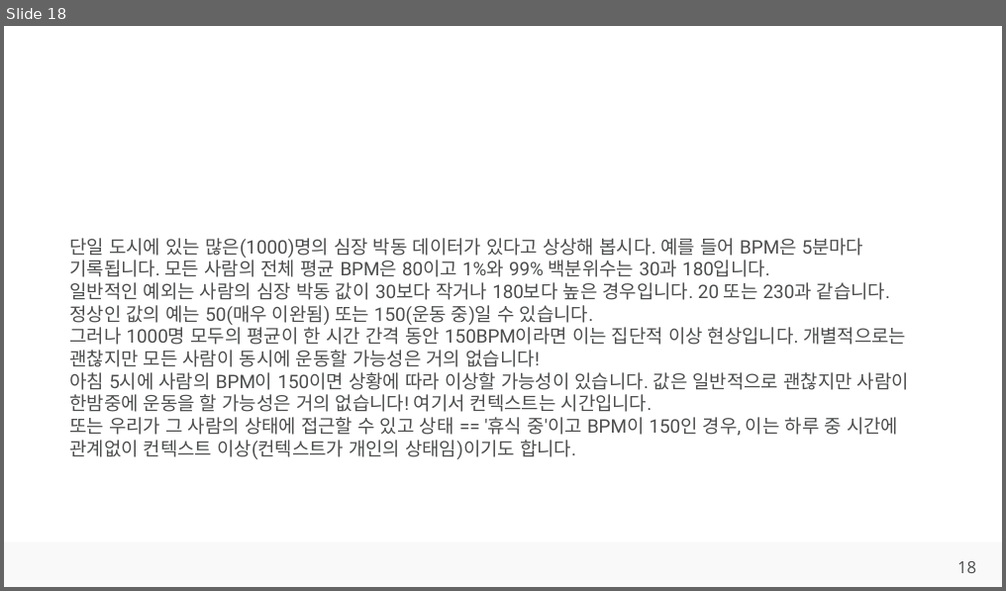
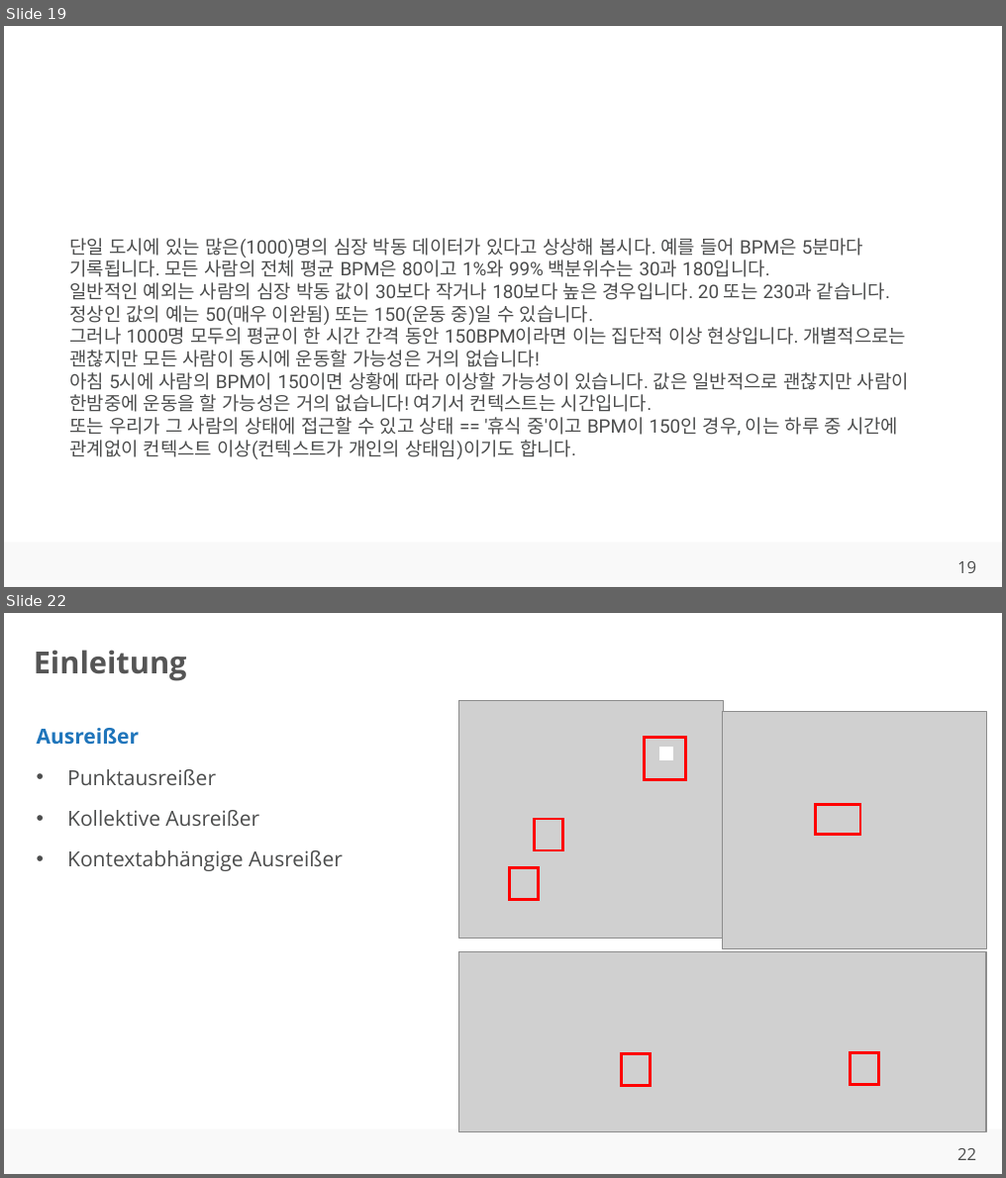
Before and after one commit to ahndavin/Abschlussarbeit_Bachelor, a slide deck: Kolloquium/Kolloquium.pptx. Shown one above the other, each under a label of ours: slide 18 before the commit, slides 19 and 22 after it; the slides between them are not shown. The pictures are 1006x591 and 1006x1178 pixels, drawn with LibreOffice and Linux fonts; fonts in the diff are those of the drawing; grey boxes stand for pictures; background and template pictures are left out. Boxes give left, top, right and bottom in pixels: in the first picture for what was removed or moved away, otherwise in the second. Text is boxed around its words. In the diff, an @@ line names an element or a change of style, - is before the commit and + after.

```diff
--- a/Kolloquium/Kolloquium.pptx
+++ b/Kolloquium/Kolloquium.pptx
@@ slide 22 added at (4,613,1002,1174), background #FFFFFF; not listed: 2 template elements that a slide beside it also shows @@
@@ title added at (34,650,187,681), 22 pt, text #555555, bold @@
+Einleitung
@@ picture added at (459,701,723,939) @@
@@ text added at (37,728,343,871), 15 pt, text #4C4D4D @@
+Ausreißer
+• Punktausreißer
+• Kollektive Ausreißer
+• Kontextabhängige Ausreißer
@@ picture added at (723,712,986,950) @@
@@ rectangle added at (644,738,685,779), outline #FF0000 2 pt @@
@@ rectangle added at (660,748,672,760), fill #FFFFFF, outline #FFFFFF 1 pt @@
@@ rectangle added at (535,819,563,851), outline #FF0000 2 pt @@
@@ rectangle added at (816,805,860,835), outline #FF0000 2 pt @@
@@ rectangle added at (509,868,538,900), outline #FF0000 2 pt @@
@@ picture added at (459,953,986,1132) @@
@@ rectangle added at (622,1055,650,1086), outline #FF0000 2 pt @@
@@ rectangle added at (850,1054,879,1085), outline #FF0000 2 pt @@
@@ what was slide 18 is now slide 19 @@
@@ page number at (957,562,976,573): text changed @@
-18
+19
```
Also in this commit, not shown: 10 slides changed, 3 other slides added, 1 slide removed.
